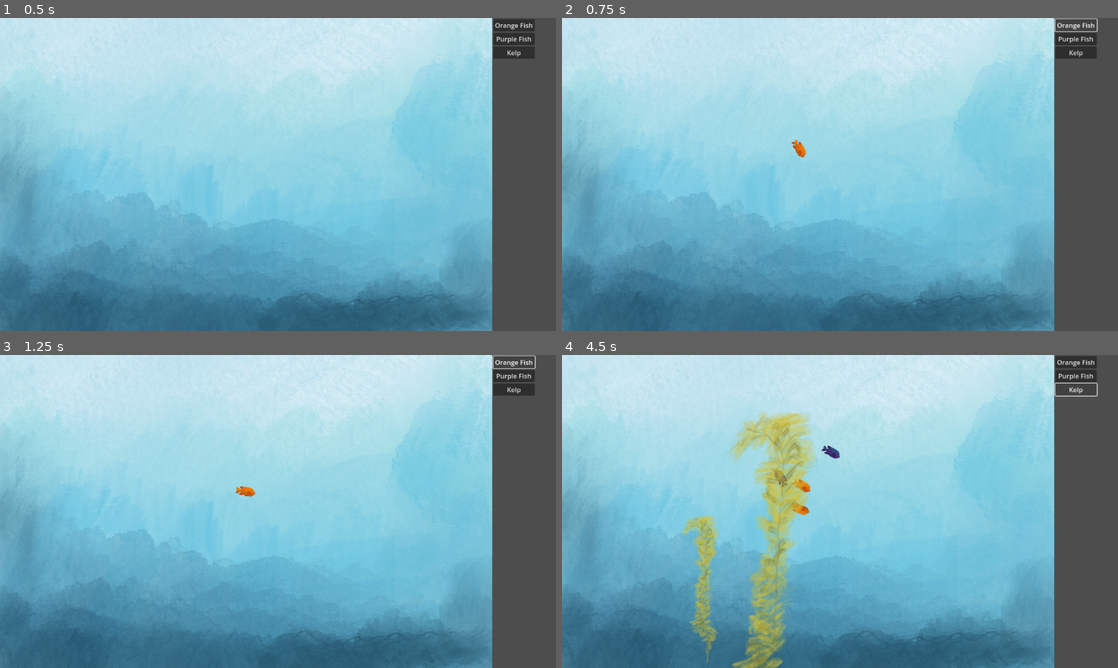
Above: before the commit, frames 1-4 (two rows, left to right).
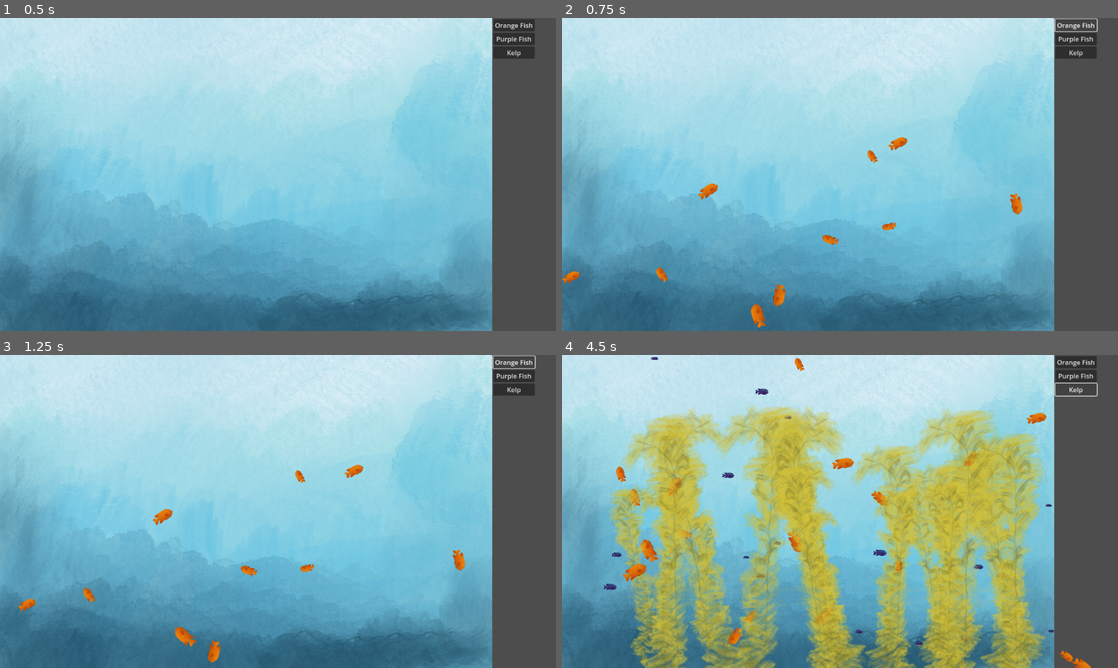
Above: after the commit, the same moments.

Repository: sbarton272/godot-aquarium
Game: Godot game, scene res://DragAndDropTank/drag_and_drop_tank.tscn
Two runs of this game, one before a commit and one after it. Both use one fixed random seed, a clock stepped at 60 frames per second and the inputs below.
Inputs:
- Up to frame 1 (0.5 s): no input
- Up to frame 2 (0.75 s): click "Orange Fish" at 0.5 s
- Up to frame 3 (1.25 s): no input
- Up to frame 4 (4.5 s): click "Purple Fish" at 1.25 s; click "Kelp" at 2 s; click "Orange Fish" at 2.75 s; click "Purple Fish" at 3.5 s; click "Kelp" at 4.25 s

Frame 1 is identical in both runs. In frame 2, 0.9% of the frame differs, in the area x 0-83%, y 38-99%; in frame 3, 0.9%; in frame 4, 42%, in the area x 7-96%, y 0-100%.
Error after the commit: Invalid access to property or key 'position' on a base object of type 'Nil'. (res://DragAndDropTank/fish_movement_component_2.gd:14)

Commit message:
Updated drag and drop tank test scene

Diff:
--- a/GodotAquariumProject1/DragAndDropTank/button_detector.gd
+++ b/GodotAquariumProject1/DragAndDropTank/button_detector.gd
@@ -10,6 +10,8 @@
 	pass
 
 func _on_fish_button_clicked(scene: PackedScene):
-	var new_scene = scene.instantiate()
-	new_scene.position = get_viewport_rect().get_center()
-	add_child(new_scene)
+
+	for i in 10:
+		var new_scene = scene.instantiate()
+		new_scene.position = Vector2(randf_range(draganddropglobals.min_x,draganddropglobals.max_x),randf_range(draganddropglobals.min_y,draganddropglobals.max_y))
+		add_child(new_scene)
--- a/GodotAquariumProject1/DragAndDropTank/drag_and_drop_fish_orange.tscn
+++ b/GodotAquariumProject1/DragAndDropTank/drag_and_drop_fish_orange.tscn
@@ -1,13 +1,22 @@
-[gd_scene load_steps=3 format=3 uid="uid://c4mx6gs6cuxdw"]
+[gd_scene load_steps=5 format=3 uid="uid://c4mx6gs6cuxdw"]
 
 [ext_resource type="Texture2D" uid="uid://do2cs7sacr5ab" path="res://graphics/spencer_orange_fish_2.png" id="1_j3407"]
-[ext_resource type="Script" path="res://DragAndDropTank/fish_movement_component_2.gd" id="2_g4n23"]
+[ext_resource type="PackedScene" uid="uid://cm3pp3tnwpafg" path="res://DragAndDropTank/splash_sound_component.tscn" id="3_jqcxl"]
+[ext_resource type="PackedScene" uid="uid://dik23p44j3wro" path="res://DragAndDropTank/fish_movement_component_2.tscn" id="4_04txc"]
+[ext_resource type="PackedScene" uid="uid://dyrrvy2cr6wyo" path="res://DragAndDropTank/sprite_size_randomizer_component.tscn" id="4_ik5mi"]
 
-[node name="Fish" type="Node2D"]
+[node name="DragAndDropFishOrange" type="Node2D"]
 
 [node name="FishSprite" type="Sprite2D" parent="."]
 scale = Vector2(0.05, 0.05)
 texture = ExtResource("1_j3407")
 
-[node name="FishMovementComponent" type="Node2D" parent="."]
-script = ExtResource("2_g4n23")
+[node name="SplashSoundComponent" parent="." instance=ExtResource("3_jqcxl")]
+
+[node name="SpriteSizeRandomizerComponent" parent="." node_paths=PackedStringArray("target_sprite") instance=ExtResource("4_ik5mi")]
+target_sprite = NodePath("../FishSprite")
+min_scale = 0.7
+max_scale = 1.3
+
+[node name="FishMovementComponent2" parent="." node_paths=PackedStringArray("parent_object") instance=ExtResource("4_04txc")]
+parent_object = NodePath("..")
--- a/GodotAquariumProject1/DragAndDropTank/drag_and_drop_fish_purple.tscn
+++ b/GodotAquariumProject1/DragAndDropTank/drag_and_drop_fish_purple.tscn
@@ -1,7 +1,9 @@
-[gd_scene load_steps=3 format=3 uid="uid://5oupmlivqrpn"]
+[gd_scene load_steps=5 format=3 uid="uid://5oupmlivqrpn"]
 
 [ext_resource type="Texture2D" uid="uid://bijk2b3hdotsk" path="res://graphics/spencer_purple_fish_1.png" id="1_m6gt6"]
 [ext_resource type="Script" path="res://DragAndDropTank/fish_movement_component_2.gd" id="2_2jor5"]
+[ext_resource type="PackedScene" uid="uid://cm3pp3tnwpafg" path="res://DragAndDropTank/splash_sound_component.tscn" id="3_p2yil"]
+[ext_resource type="PackedScene" uid="uid://dyrrvy2cr6wyo" path="res://DragAndDropTank/sprite_size_randomizer_component.tscn" id="4_xxmxq"]
 
 [node name="Fish" type="Node2D"]
 
@@ -11,3 +13,10 @@
 
 [node name="FishMovementComponent" type="Node2D" parent="."]
 script = ExtResource("2_2jor5")
+
+[node name="SplashSoundComponent" parent="." instance=ExtResource("3_p2yil")]
+
+[node name="SpriteSizeRandomizerComponent" parent="." node_paths=PackedStringArray("target_sprite") instance=ExtResource("4_xxmxq")]
+target_sprite = NodePath("../FishSprite")
+min_scale = 0.3
+max_scale = 0.7
--- a/GodotAquariumProject1/DragAndDropTank/drag_and_drop_kelp.gd
+++ b/GodotAquariumProject1/DragAndDropTank/drag_and_drop_kelp.gd
@@ -10,3 +10,4 @@
 	kelp_sprite.scale = Vector2(rand_scale,rand_scale)
 	position.y = 600
 	position.x = randi_range(50,1150)
+	kelp_sprite.flip_h = randi_range(0,1)
--- a/GodotAquariumProject1/DragAndDropTank/drag_and_drop_kelp.tscn
+++ b/GodotAquariumProject1/DragAndDropTank/drag_and_drop_kelp.tscn
@@ -1,13 +1,19 @@
-[gd_scene load_steps=5 format=3 uid="uid://4mxcrdtg7rmt"]
+[gd_scene load_steps=8 format=3 uid="uid://4mxcrdtg7rmt"]
 
 [ext_resource type="Script" path="res://DragAndDropTank/drag_and_drop_kelp.gd" id="1_j5ibn"]
 [ext_resource type="Shader" path="res://resources/kelp_sway_shader.gdshader" id="2_wno2s"]
 [ext_resource type="Texture2D" uid="uid://cl4is2j61po2t" path="res://graphics/kelp.png" id="3_demxg"]
+[ext_resource type="PackedScene" uid="uid://cm3pp3tnwpafg" path="res://DragAndDropTank/splash_sound_component.tscn" id="4_gjfx2"]
+[ext_resource type="PackedScene" uid="uid://dvwqxbr4mgddn" path="res://components/mover.tscn" id="5_5200l"]
 
 [sub_resource type="ShaderMaterial" id="ShaderMaterial_n1obi"]
 resource_local_to_scene = true
 shader = ExtResource("2_wno2s")
 shader_parameter/sway_distance = 0.0
+
+[sub_resource type="CapsuleShape2D" id="CapsuleShape2D_2kn7l"]
+radius = 51.0
+height = 662.0
 
 [node name="Kelp" type="Node2D"]
 script = ExtResource("1_j5ibn")
@@ -19,3 +25,12 @@
 scale = Vector2(0.7, 0.7)
 texture = ExtResource("3_demxg")
 hframes = 2
+
+[node name="SplashSoundComponent" parent="." instance=ExtResource("4_gjfx2")]
+
+[node name="Mover" parent="." node_paths=PackedStringArray("parent_sprite", "parent_object") instance=ExtResource("5_5200l")]
+parent_sprite = NodePath("../KelpSprite")
+parent_object = NodePath("..")
+
+[node name="CollisionShape2D" type="CollisionShape2D" parent="Mover"]
+shape = SubResource("CapsuleShape2D_2kn7l")
--- a/GodotAquariumProject1/DragAndDropTank/drag_and_drop_tank.tscn
+++ b/GodotAquariumProject1/DragAndDropTank/drag_and_drop_tank.tscn
@@ -6,6 +6,7 @@
 [ext_resource type="PackedScene" uid="uid://c4mx6gs6cuxdw" path="res://DragAndDropTank/drag_and_drop_fish_orange.tscn" id="3_ws3tr"]
 [ext_resource type="PackedScene" uid="uid://5oupmlivqrpn" path="res://DragAndDropTank/drag_and_drop_fish_purple.tscn" id="4_4jeir"]
 [ext_resource type="PackedScene" uid="uid://4mxcrdtg7rmt" path="res://DragAndDropTank/drag_and_drop_kelp.tscn" id="5_e0qyk"]
+[ext_resource type="AudioStream" uid="uid://bktbu5234fq83" path="res://audio/Underwater_test.mp3" id="7_bg8pr"]
 
 [node name="DragAndDropTank" type="Node2D"]
 
@@ -52,6 +53,10 @@
 [node name="ButtonDetector" type="Node2D" parent="."]
 script = ExtResource("2_ohu33")
 
+[node name="AudioStreamPlayer2D" type="AudioStreamPlayer2D" parent="."]
+stream = ExtResource("7_bg8pr")
+autoplay = true
+
 [connection signal="button_down" from="InventoryMenuContainer/FishButton" to="InventoryMenuContainer/FishButton" method="_on_button_down"]
 [connection signal="clicked" from="InventoryMenuContainer/FishButton" to="ButtonDetector" method="_on_fish_button_clicked"]
 [connection signal="button_down" from="InventoryMenuContainer/FishButton2" to="InventoryMenuContainer/FishButton2" method="_on_button_down"]
--- a/GodotAquariumProject1/DragAndDropTank/fish_movement_component_2.gd
+++ b/GodotAquariumProject1/DragAndDropTank/fish_movement_component_2.gd
@@ -1,50 +1,38 @@
 extends Node2D
 
-var is_moving: bool = true
-var facing: float
-var speed: float = 50
-var turn_speed: float
-var move_time: float
-var move_time_max: float
+@export var parent_object: Node2D
 
-@onready var parent_object: Node2D = $".."
-@onready var sprite: Sprite2D = $"../FishSprite"
+var speed: float = 100
+var velocity: Vector2
 
-func _ready() -> void:
-	get_new_direction()
-	is_moving = true
+@onready var neighbor_detector: Area2D = $NeighborDetector
 
-func _process(delta: float) -> void:
-	if is_moving:
-		move(delta)
+func _ready():
+	velocity = Vector2.RIGHT.rotated(randf_range(0, 2 * PI)) * speed
 
-	#keep fish within bounds
-	if parent_object.position.x > draganddropglobals.max_x:
-		parent_object.position.x = draganddropglobals.max_x
+func _process(delta):
+	parent_object.position += velocity * delta
+	parent_object.rotation = velocity.angle()
 
-	if parent_object.position.x < draganddropglobals.min_x:
-		parent_object.position.x = draganddropglobals.min_x
+	var neighbor_bodies: Array[Node2D] = neighbor_detector.get_overlapping_bodies()
 
-	if parent_object.position.y > draganddropglobals.max_y:
-		parent_object.position.y = draganddropglobals.max_y
+	if neighbor_bodies.size() > 1:
 
-	if parent_object.position.y < draganddropglobals.min_y:
-		parent_object.position.y = draganddropglobals.min_y
+		var neighbor_vel_total_x: float
+		var neighbor_vel_total_y: float
 
-func move(delta: float):
-	parent_object.position += Vector2.RIGHT.rotated(facing) * speed * delta
-	facing += turn_speed
-	parent_object.rotation = facing
-	move_time += delta
-	if move_time >= move_time_max:
-		get_new_direction()
+		for body in neighbor_bodies:
+			if not body == $FishBody:
+				var separation_direction: Vector2 = global_position - body.global_position
+				velocity += separation_direction * delta
+				neighbor_vel_total_x += body.get_parent().velocity.x
+				neighbor_vel_total_y += body.get_parent().velocity.y
 
-func get_new_direction():
-	move_time = 0
-	facing = randf_range(0, (2*PI))
-	turn_speed = randf_range(-0.05,0.05)
-	move_time_max = randf_range(0.5,5)
-	if facing > PI/2 and facing < 3*PI/2:
-		sprite.flip_v = true
-	else:
-		sprite.flip_v = false
+		var neighbor_vel_avg_x: float = neighbor_vel_total_x/(neighbor_bodies.size()-1)
+		var neighbor_vel_avg_y: float = neighbor_vel_total_y/(neighbor_bodies.size()-1)
+		var neighbor_vel_avg: Vector2 = Vector2(neighbor_vel_avg_x,neighbor_vel_avg_y)
+
+		velocity = (velocity+(neighbor_vel_avg*delta)).normalized() * speed
+
+		#next step: move towards avg position of neighbors, either in current detection area or a wider area
+		#after that: raycast to avoid obstacles (different collision layer)
--- /dev/null
+++ b/GodotAquariumProject1/DragAndDropTank/fish_movement_component_2.tscn
@@ -0,0 +1,22 @@
+[gd_scene load_steps=3 format=3 uid="uid://dik23p44j3wro"]
+
+[ext_resource type="Script" path="res://DragAndDropTank/fish_movement_component_2.gd" id="1_efg5s"]
+
+[sub_resource type="CircleShape2D" id="CircleShape2D_tkw8n"]
+radius = 27.074
+
+[node name="FishMovementComponent2" type="Node2D"]
+script = ExtResource("1_efg5s")
+
+[node name="NeighborDetector" type="Area2D" parent="."]
+
+[node name="CollisionPolygon2D" type="CollisionPolygon2D" parent="NeighborDetector"]
+scale = Vector2(0.7, 0.7)
+polygon = PackedVector2Array(-1, 0, -70, -61, -25, -81, 21, -81, 57, -69, 84, -48, 96, -25, 102, -2, 98, 27, 87, 57, 65, 81, 30, 96, -19, 96, -69, 70)
+
+[node name="FishBody" type="StaticBody2D" parent="."]
+
+[node name="CollisionShape2D" type="CollisionShape2D" parent="FishBody"]
+shape = SubResource("CircleShape2D_tkw8n")
+
+[connection signal="body_entered" from="NeighborDetector" to="." method="_on_neighbor_detector_body_entered"]
--- /dev/null
+++ b/GodotAquariumProject1/DragAndDropTank/splash_sound_component.gd
@@ -0,0 +1,10 @@
+extends Node2D
+
+@onready var stream_player: AudioStreamPlayer2D = $AudioStreamPlayer2D
+
+@export var sounds: Array[AudioStream]
+
+func _ready():
+	stream_player.stream = sounds.pick_random()
+	stream_player.pitch_scale = randf_range(0.9,1.1)
+	stream_player.play()
--- /dev/null
+++ b/GodotAquariumProject1/DragAndDropTank/splash_sound_component.tscn
@@ -0,0 +1,11 @@
+[gd_scene load_steps=4 format=3 uid="uid://cm3pp3tnwpafg"]
+
+[ext_resource type="Script" path="res://DragAndDropTank/splash_sound_component.gd" id="1_e0q6t"]
+[ext_resource type="AudioStream" uid="uid://csee516n2ujnd" path="res://DragAndDropTank/splash1.mp3" id="2_7y84h"]
+[ext_resource type="AudioStream" uid="uid://bd2dc6egem0ab" path="res://DragAndDropTank/splash2.mp3" id="3_fjqdm"]
+
+[node name="SplashSoundComponent" type="Node2D"]
+script = ExtResource("1_e0q6t")
+sounds = Array[AudioStream]([ExtResource("2_7y84h"), ExtResource("3_fjqdm")])
+
+[node name="AudioStreamPlayer2D" type="AudioStreamPlayer2D" parent="."]
--- /dev/null
+++ b/GodotAquariumProject1/DragAndDropTank/sprite_size_randomizer_component.gd
@@ -0,0 +1,12 @@
+extends Node2D
+
+@export var target_sprite: Sprite2D
+@export var min_scale: float
+@export var max_scale: float
+
+#attach this node to any scene, select a sprite, and choose min and max scale values, and the sprite will be scaled at runtime
+#the sprite's scale is multiplied, so the default scale can be customized (e.g. a very large image can be scaled down, then randomized with relative values)
+
+func _ready():
+	var new_scale_float: float = randf_range(min_scale,max_scale)
+	target_sprite.scale *= new_scale_float
--- /dev/null
+++ b/GodotAquariumProject1/DragAndDropTank/sprite_size_randomizer_component.tscn
@@ -0,0 +1,7 @@
+[gd_scene load_steps=2 format=3 uid="uid://dyrrvy2cr6wyo"]
+
+[ext_resource type="Script" path="res://DragAndDropTank/sprite_size_randomizer_component.gd" id="1_gbt16"]
+
+[node name="SpriteSizeRandomizerComponent" type="Node2D"]
+scale = Vector2(0.05, 0.05)
+script = ExtResource("1_gbt16")
--- a/GodotAquariumProject1/project.godot
+++ b/GodotAquariumProject1/project.godot
@@ -45,7 +45,7 @@
 
 [layer_names]
 
-2d_physics/layer_2="Fish Eating"
+2d_physics/layer_1="FishBoid"
 
 [rendering]
 
Not shown: 1 places in GodotAquariumProject1/DragAndDropTank/drag_and_drop_tank.tscn that only renumber resources
Not shown, added: GodotAquariumProject1/DragAndDropTank/splash1.mp3.import
Not shown, added: GodotAquariumProject1/DragAndDropTank/splash2.mp3.import
Not shown, added: GodotAquariumProject1/DragAndDropTank/splash1.mp3
Not shown, added: GodotAquariumProject1/DragAndDropTank/splash2.mp3
